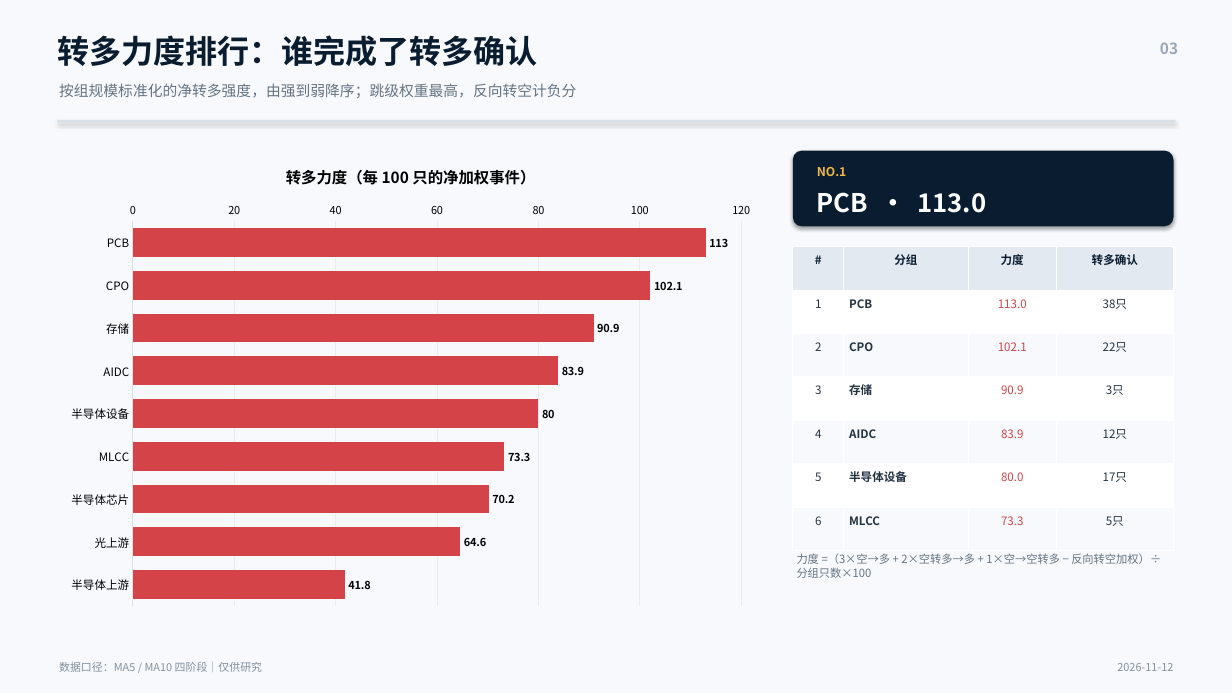
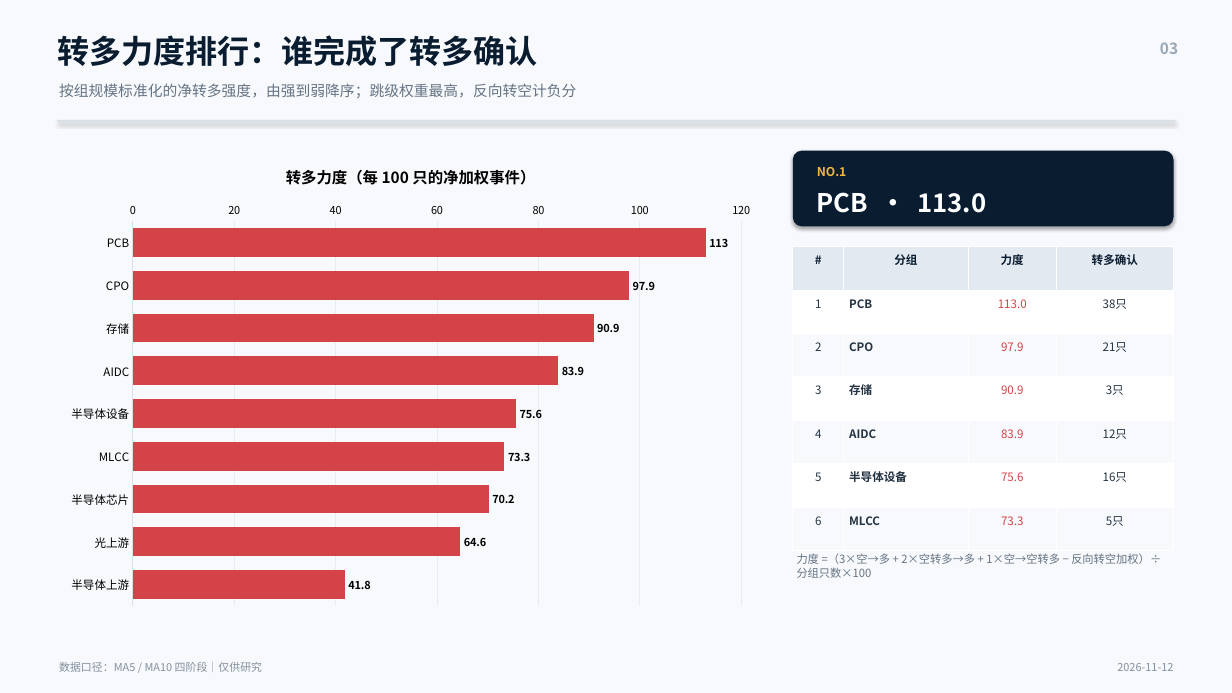
Before and after one commit to nancybhc/a-share-blast-lab, a slide deck: slide 3 of assets/多空阶段简报_2026-11-12.pptx. Drawn at 1232x693 pixels with LibreOffice and Linux fonts; fonts in the diff are those of the drawing. Boxes give left, top, right and bottom in pixels: in the first picture for what was removed or moved away, otherwise in the second. Text is boxed around its words. In the diff, an @@ line names an element or a change of style, - is before the commit and + after.

```diff
--- a/assets/多空阶段简报_2026-11-12.pptx
+++ b/assets/多空阶段简报_2026-11-12.pptx
@@ bar chart at (x1=57, y1=146, x2=764, y2=616) @@
@@ Series 1, CPO: 102.1 to 97.9 @@
@@ Series 1, 半导体设备: 80 to 75.6 @@
@@ table at (x1=793, y1=247, x2=1174, y2=551) @@
-row 3, column 3: 102.1
+row 3, column 3: 97.9
-row 3, column 4: 22只
+row 3, column 4: 21只
-row 6, column 3: 80.0
+row 6, column 3: 75.6
-row 6, column 4: 17只
+row 6, column 4: 16只
```
Also in this commit, not shown: 3 other slides changed, 8 other files.
